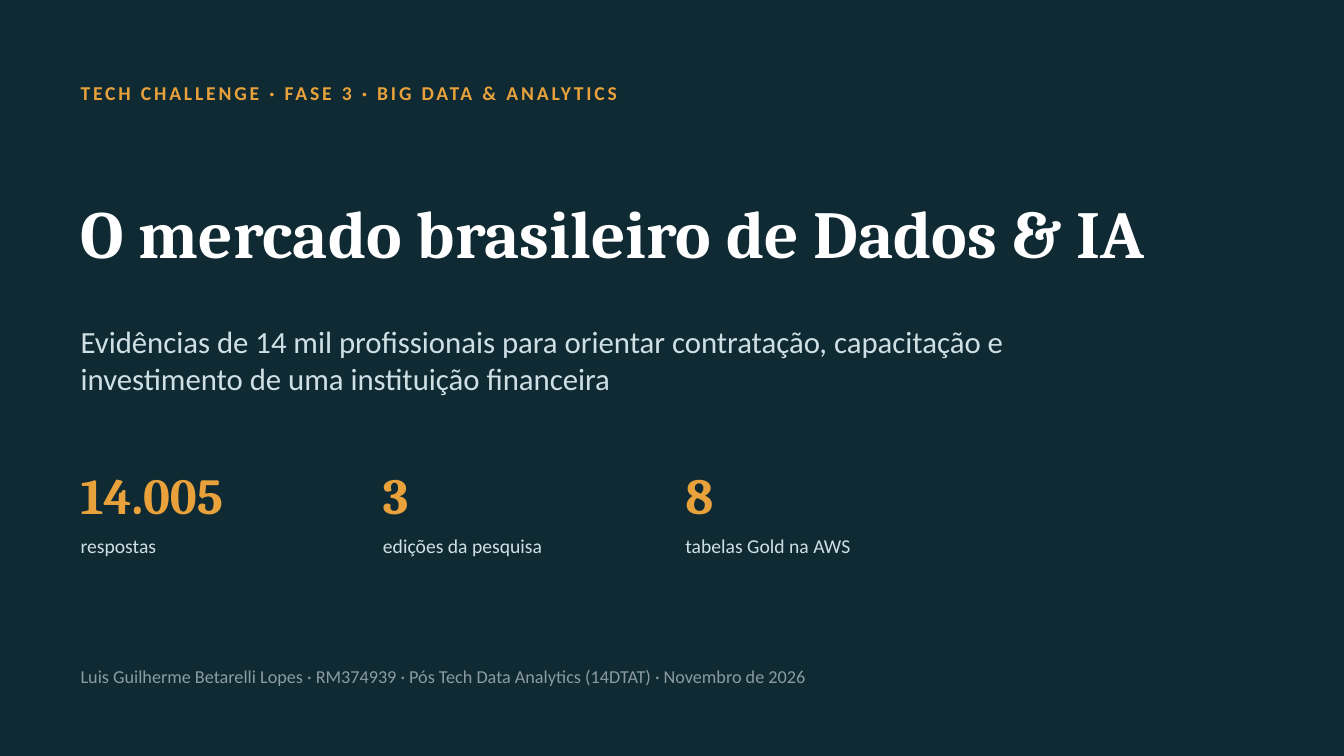
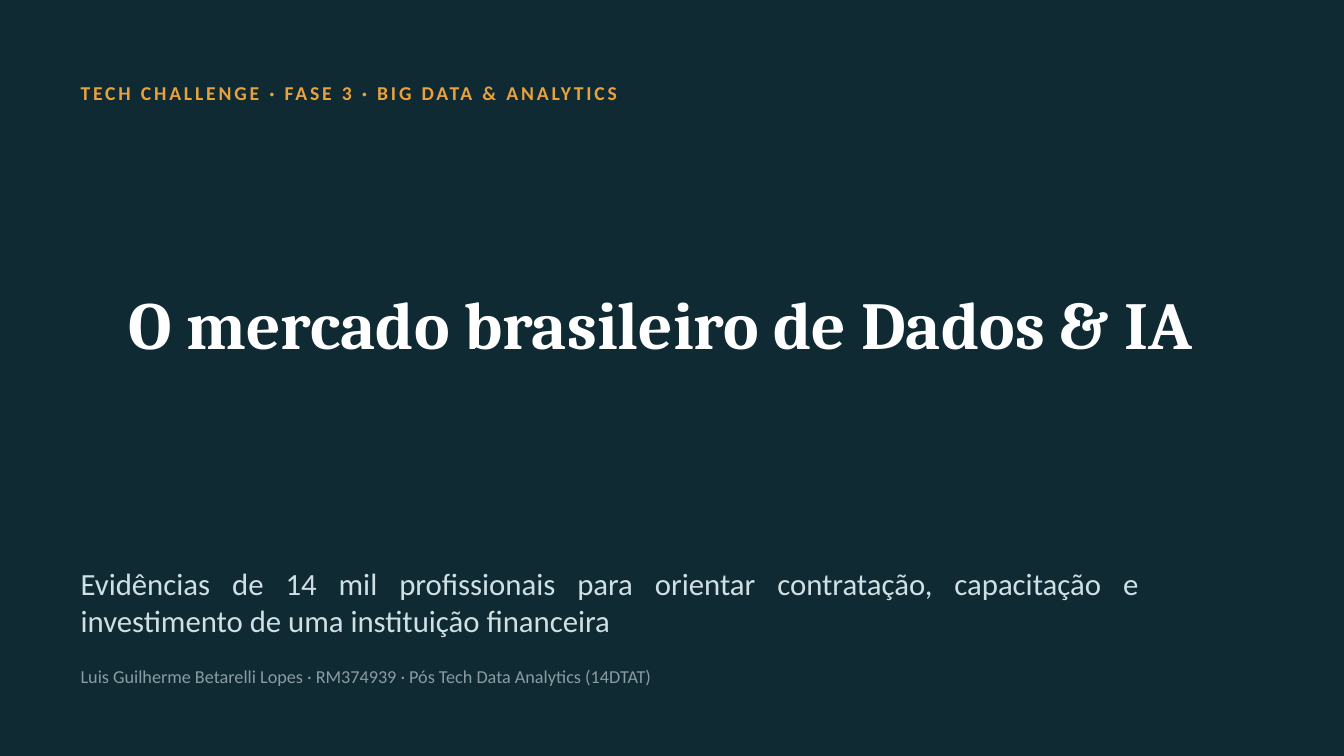
Before and after one commit to lguilherme09/Tech-Challenge-3-FIAP-, a slide deck: slide 1 of docs/Tech_Challenge_Fase3_Apresentacao.pptx. Drawn at 1344x756 pixels with LibreOffice and Linux fonts; fonts in the diff are those of the drawing. Boxes give left, top, right and bottom in pixels: in the first picture for what was removed or moved away, otherwise in the second. Text is boxed around its words. In the diff, an @@ line names an element or a change of style, - is before the commit and + after.

```diff
--- a/docs/Tech_Challenge_Fase3_Apresentacao.pptx
+++ b/docs/Tech_Challenge_Fase3_Apresentacao.pptx
@@ text "O mercado brasileiro de Dados ...": place and size @@
-text "O mercado brasileiro de Dados ..." at bbox=[81, 211, 1145, 259]
+text "O mercado brasileiro de Dados ..." at bbox=[128, 302, 1192, 350]
@@ text "O mercado brasileiro de Dados ..." at bbox=[128, 302, 1192, 350]: alignment left to centre @@
@@ text removed at bbox=[81, 479, 223, 515] @@
-14.005
@@ text removed at bbox=[685, 479, 713, 515] @@
-8
@@ text removed at bbox=[383, 480, 409, 515] @@
-3
@@ text removed at bbox=[383, 539, 542, 557] @@
-edições da pesquisa
@@ text removed at bbox=[685, 539, 850, 553] @@
-tabelas Gold na AWS
@@ text "Evidências de 14 mil profissionais ...": place and size @@
-text "Evidências de 14 mil profissionais ..." at bbox=[81, 331, 1003, 395]
+text "Evidências de 14 mil profissionais ..." at bbox=[81, 573, 1138, 637]
@@ text "Evidências de 14 mil profissionais ..." at bbox=[81, 573, 1138, 637]: alignment left to justified @@
@@ text removed at bbox=[81, 540, 157, 556] @@
-respostas
@@ text at bbox=[81, 670, 651, 686]: text changed @@
-Luis Guilherme Betarelli Lopes · RM374939 · Pós Tech Data Analytics (14DTAT) · Novembro de 2026
+Luis Guilherme Betarelli Lopes · RM374939 · Pós Tech Data Analytics (14DTAT)
```
Also in this commit, not shown: 15 other slides changed, 3 other files.
